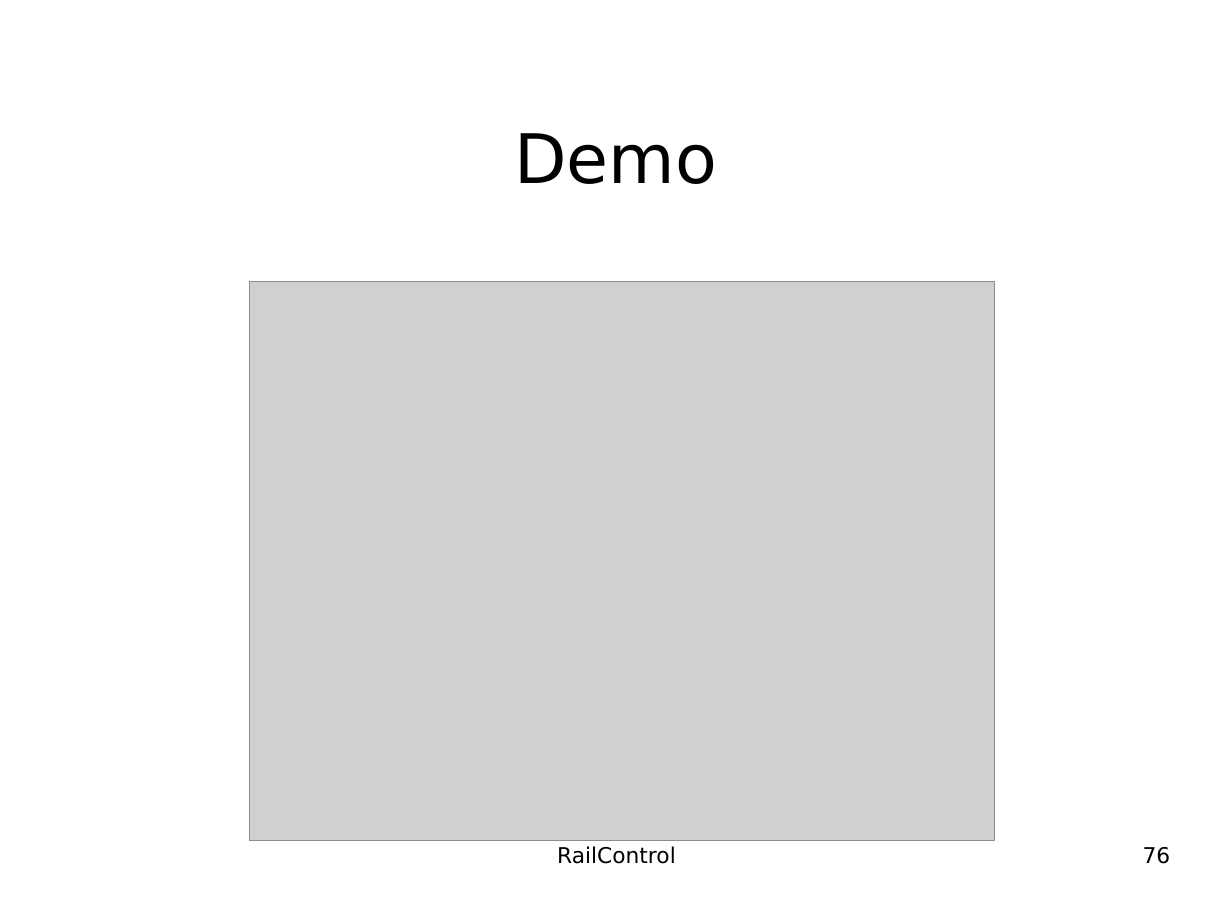
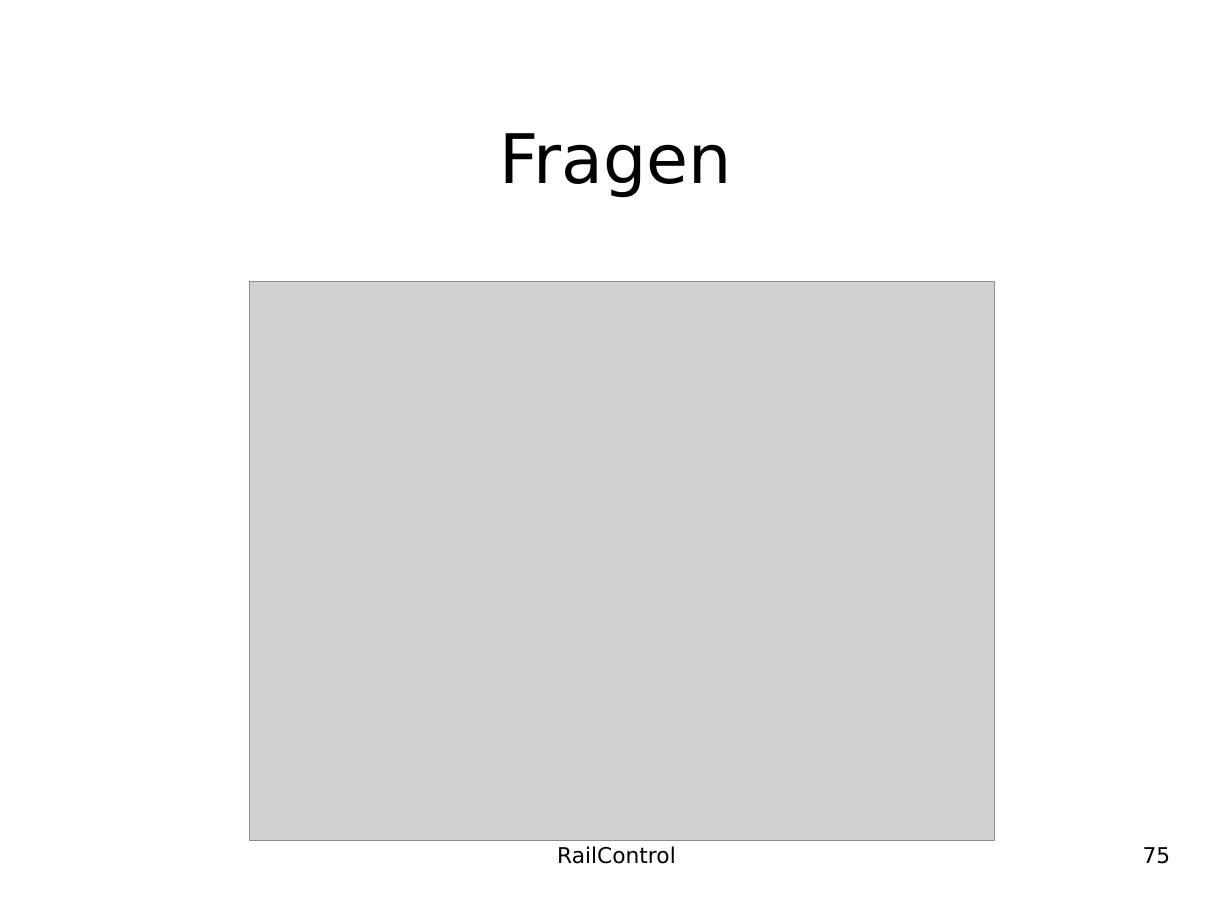
Before and after one commit to teddych/railcontrol, a slide deck: slide 75 of MAS/MAS_Thesis.odp (slide 76 before the commit). Drawn at 1232x924 pixels with LibreOffice and Linux fonts; fonts in the diff are those of the drawing; grey boxes stand for pictures; background and template pictures are left out. Boxes give left, top, right and bottom in pixels: in the first picture for what was removed or moved away, otherwise in the second. Text is boxed around its words. In the diff, an @@ line names an element or a change of style, - is before the commit and + after.

```diff
--- a/MAS/MAS_Thesis.odp
+++ b/MAS/MAS_Thesis.odp
@@ title at <box>499,133,732,197</box>: text changed @@
-Demo
+Fragen
@@ page number at <box>1143,847,1171,864</box>: text changed @@
-76
+75
```
Also in this commit, not shown: 2 other slides changed, 1 slide removed.
